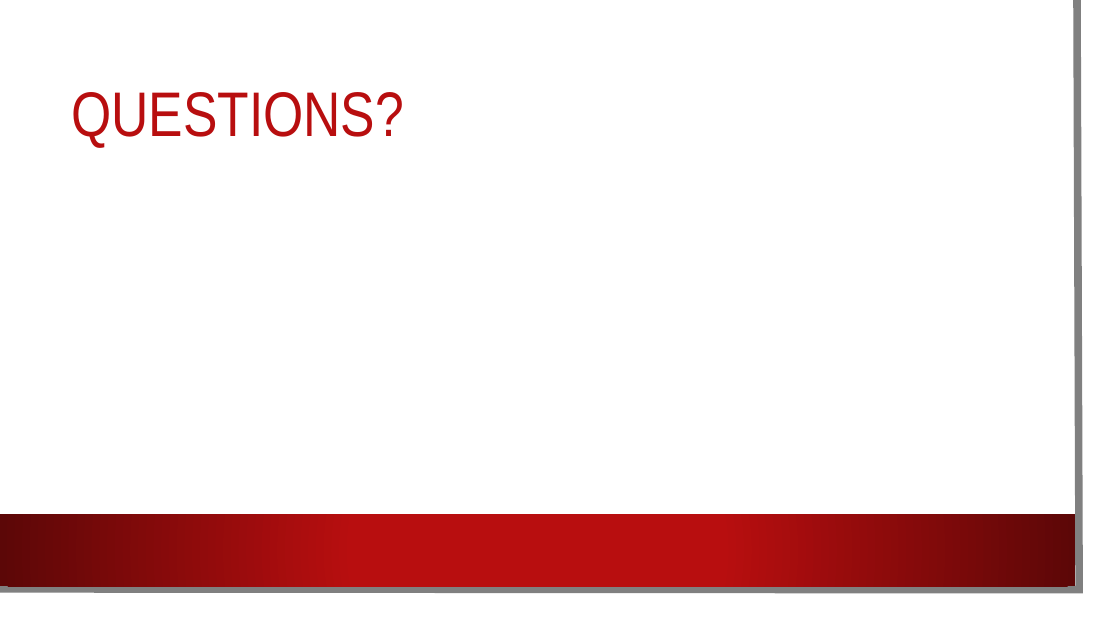
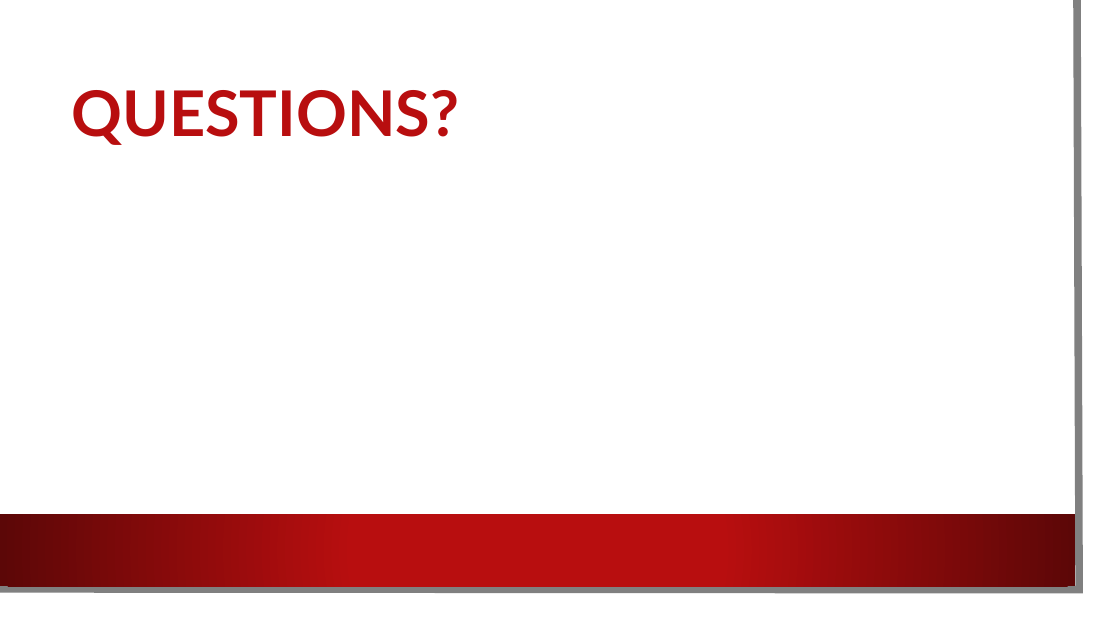
Before and after one commit to Team-Dynamite/Project-TNT, a slide deck: slide 15 of Media/Presentation (1).pptx (slide 13 before the commit). Drawn at 1120x630 pixels with LibreOffice and Linux fonts; fonts in the diff are those of the drawing; background and template pictures are left out. Boxes give left, top, right and bottom in pixels: in the first picture for what was removed or moved away, otherwise in the second. Text is boxed around its words. In the diff, an @@ line names an element or a change of style, - is before the commit and + after.

```diff
--- a/Media/Presentation (1).pptx
+++ b/Media/Presentation (1).pptx
@@ title "QUESTIONS?" at [71, 90, 459, 145]: font Arial Narrow to Lato, bold on @@
```
Also in this commit, not shown: 8 other slides changed, 5 slides added, 3 slides removed.
